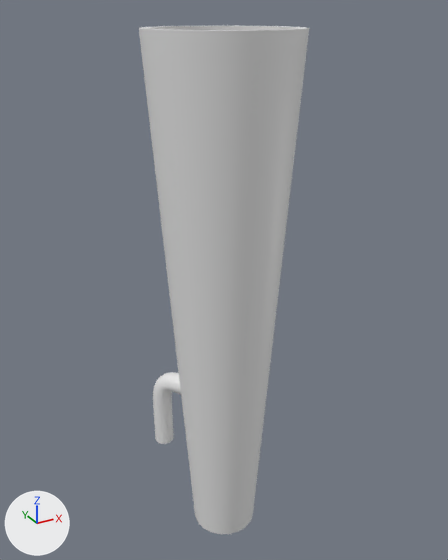
Renders of the FBX model Assets/Models/mainpipeandsidepipe/mainandsidepipe.fbx from each side of a commit.
Rendered twice from a 50 mm camera at (-0.1023, -0.186, 0.1679) aimed at (0.0026, 0.0047, 0.0725). Lighting does not change. The marker at lower left points along +X, +Y and +Z. The first picture is the older version. Where no turn or scale is listed for an object, it has been applied to the vertices.

Script lines for the objects in view, before the commit:
```python
me_mesh = bpy.data.meshes.new('Mesh')
me_mesh.from_pydata(...)  # 81 vertices, 84 faces; spans x -0.027..0.027, y -0.027..0.027, z -0.1..0.1
me_mesh.materials.append(mat_openpbr_shader1)  # white #e7e7e7
me_mesh_001 = bpy.data.meshes.new('Mesh.001')
me_mesh_001.from_pydata(...)  # 242 vertices, 260 faces; spans x -0.0074..0.0074, y -0.0093..0.0093, z -0.0178..0.0178
me_mesh_001.materials.append(mat_openpbr_shader1)  # white #e7e7e7
ob_mainpipe = bpy.data.objects.new('mainpipe', me_mesh_001)
ob_mainpipe.location = (-0.0134, 0.0195, 0.0098)
ob_maintube = bpy.data.objects.new('Maintube', me_mesh)
ob_maintube.location = (0.0, 0.0, 0.062)
```
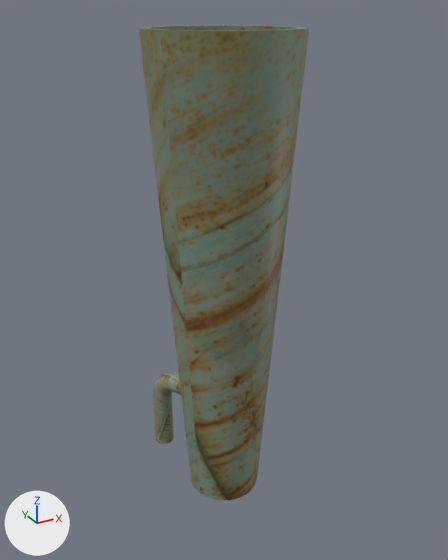
Boxes [x1, y1, x2, y2] around the edits, measured in the pictures (448 x 560 px; the box of a moved part takes in the faces that stretch with it):
```json
{"object": "Maintube", "change": "reshaped", "before": [139, 26, 309, 534], "after": [139, 26, 309, 500], "on screen": "7% shorter"}
{"object": "mainpipe", "change": "recoloured", "before": [153, 372, 181, 444], "after": [153, 372, 181, 444], "on screen": "darker"}
{"part": 1, "of": "me_mesh", "change": "moved or reshaped", "before": [151, 26, 309, 534], "after": [151, 26, 309, 500]}
{"part": 2, "of": "me_mesh", "change": "recoloured", "before": [139, 26, 307, 534], "after": [139, 26, 307, 500], "on screen": "darker"}
```

Edits to the scene script, one JSON object a line:
```json
{"op": "add", "block": "img_rusty_metal_grid_diff_4k_jpg", "code": ["img_rusty_metal_grid_diff_4k_jpg = load_image('rusty_metal_grid_diff_4k.jpg', 'rusty_metal_grid_4k.blend/textures/rusty_metal_grid_diff_4k.jpg', 4096, 4096, 'sRGB')"]}
{"op": "add", "block": "mat_mainpipenandside", "code": ["mat_mainpipenandside = principled_material('mainpipenandside')", "mat_mainpipenandside.texture = img_rusty_metal_grid_diff_4k_jpg"]}
{"block": "me_mesh_001", "where": "me_mesh_001.from_pydata(...)  # 242 vertices, 260 faces; spans x -0.0074..0.0074, y -0.0093..0.0093, z -0.0178..0.0178"}
{"op": "remove", "block": "me_mesh_001", "code": "me_mesh_001.materials.append(mat_openpbr_shader1)  # white #e7e7e7"}
{"op": "add", "block": "me_mesh_001", "code": "me_mesh_001.materials.append(mat_mainpipenandside)  # picture img_rusty_metal_grid_diff_4k_jpg"}
{"block": "me_mesh", "where": "# used by ob_maintube; location = (0.0, 0.0, 0.062)"}
{"op": "remove", "block": "me_mesh", "code": "me_mesh.from_pydata(...)  # 81 vertices, 84 faces; spans x -0.027..0.027, y -0.027..0.027, z -0.1..0.1"}
{"op": "add", "block": "me_mesh", "code": "me_mesh.from_pydata(...)  # 80 vertices, 80 faces; spans x -0.027..0.027, y -0.027..0.027, z -0.08..0.1"}
{"block": "me_mesh", "change": "me_mesh part 1"}
{"block": "me_mesh", "change": "21 vertices are removed from x -0.011..0.012, y -0.013..0.011, z -0.1"}
{"block": "me_mesh", "change": "46 faces are deleted"}
{"block": "me_mesh", "change": "4 vertices in x -0.012..-0.01, y -0.008..0.008, z -0.1 move by (-0.002, 0.0, 0.02)"}
{"block": "me_mesh", "change": "4 vertices in x -0.008..0.008, y 0.01..0.012, z -0.1 move by (0.0, 0.002, 0.02)"}
{"block": "me_mesh", "change": "12 vertices move from x -0.013..0.013, y -0.012..0.013, z -0.1 to x -0.014..0.014, y -0.014..0.014, z -0.08"}
{"block": "me_mesh", "change": "20 vertices are added at x -0.012..0.014, y -0.014..0.012, z -0.08"}
{"block": "me_mesh", "change": "42 new faces join them"}
{"block": "me_mesh", "change": "me_mesh part 2: 38 faces spanning x -0.027..0.027, y -0.027..0.027, z -0.08..0.1 switch from mat_openpbr_shader1 (white #e7e7e7) to mat_mainpipenandside (picture img_rusty_metal_grid_diff_4k_jpg)"}
```
